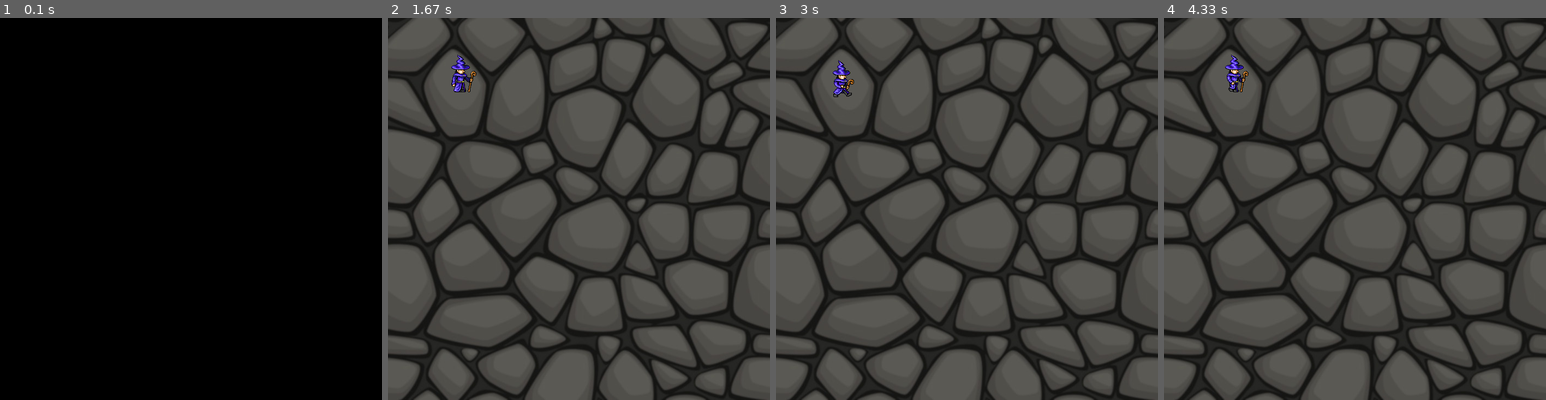
Above: before the commit, frames 1-4 (left to right).
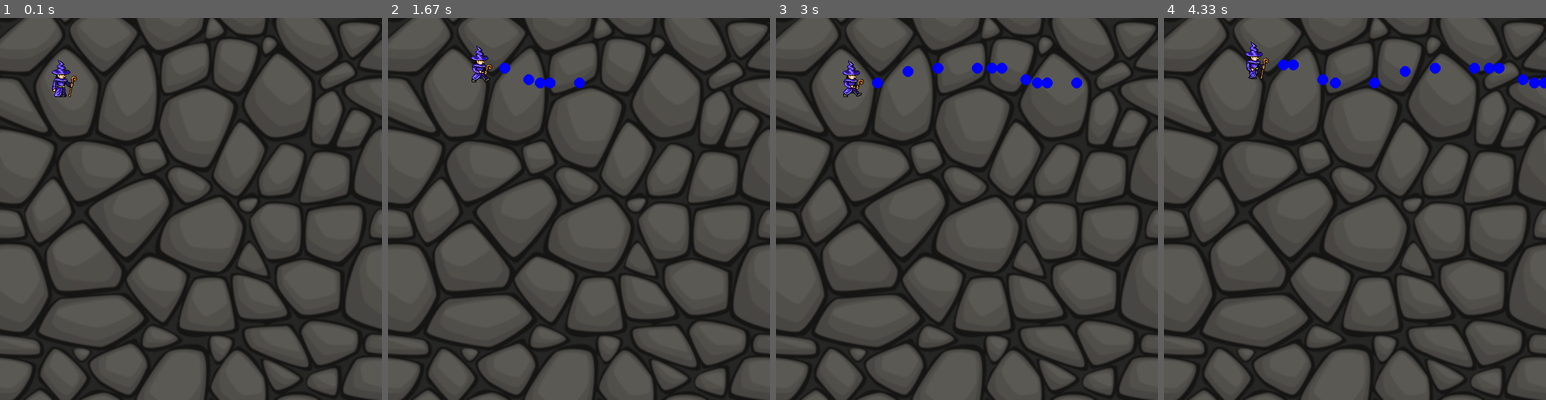
Above: after the commit, the same moments.

Repository: MartsinovichDanya/PyGameProject
Game: pygame game, started from test_level.py
The game is run twice, just before and just after one commit, with the same random seed, the same clock (stepped at 60 frames per second) and the same inputs.
Inputs:
- Up to frame 1 (0.1 s): no input
- Up to frame 2 (1.67 s): tap Space at 0.33, 0.73, 1.03, 1.23, 1.57 s; hold Right 0.67-1.13 s; hold Up 1.17-1.47 s; hold Right from 1.5 s (still down)
- Up to frame 3 (3 s): tap Space at 1.87, 2.07, 2.37, 2.63, 2.97 s; release Right at 1.97 s; hold Left 2-2.53 s; hold Down 2.57-2.87 s; hold Left from 2.9 s (still down)
- Up to frame 4 (4.33 s): tap Space at 3.27, 3.4, 3.8, 4.1 s; release Left at 3.3 s; hold Up 3.33-3.7 s; hold Right from 3.73 s (still down)

The runs differ from the first frame. In frame 1, 88% of the frame differs, in the area x 0-100%, y 0-100%; in frame 2, 0.9%; in frame 3, 1.1%; in frame 4, 1.4%.

Commit message:
FIRE commit

Diff:
--- /dev/null
+++ b/ManaBall.py
@@ -0,0 +1,17 @@
+import pygame
+
+
+class ManaBall(pygame.sprite.Sprite):
+    def __init__(self, group1, group2, x, y):
+        super().__init__(group1)
+        self.add(group2)
+        self.radius = 10
+        self.image = pygame.Surface((2 * self.radius, 2 * self.radius), pygame.SRCALPHA, 32)
+        pygame.draw.circle(self.image, pygame.Color("blue"), (self.radius, self.radius), self.radius)
+        self.rect = pygame.Rect(x, y, 2 * self.radius, 2 * self.radius)
+        self.vx = 5
+        self.vy = 0
+        self.k = False
+
+    def update(self):
+        self.rect = self.rect.move(self.vx, self.vy)
--- a/Player.py
+++ b/Player.py
@@ -1,9 +1,12 @@
 import pygame
+from Load import load_image
+from ManaBall import ManaBall
 
 
 class Player(pygame.sprite.Sprite):
     def __init__(self, sheet1, sheet2, stand, fire, columns, rows, x, y, group):
         super().__init__(group)
+        self.group = group
         self.standimg = stand
         self.fireimg = fire
         self.all_frames = []
@@ -15,7 +18,7 @@
         self.cur_back_frame = 0
         self.image = self.standimg
         self.rect = self.rect.move(x, y)
-        self.manaball = None
+        self.manaballs = pygame.sprite.Group()
 
     def cut_sheet(self, sheet, columns, rows):
         self.rect = pygame.Rect(0, 0, sheet.get_width() // columns,
@@ -33,8 +36,3 @@
         else:
             self.cur_back_frame = (self.cur_back_frame + 1) % len(self.back_frames)
             self.image = self.back_frames[self.cur_back_frame]
-
-    def fire(self):
-        self.image = self.fireimg
-        # some logic
-        self.image = self.standimg
--- a/test_level.py
+++ b/test_level.py
@@ -2,6 +2,7 @@
 from Background import Background
 from Load import load_image
 from Player import Player
+from ManaBall import ManaBall
 
 pygame.init()
 
@@ -18,10 +19,15 @@
 running = True
 clock = pygame.time.Clock()
 while running:
-    clock.tick(10)
+    tick = clock.tick(30)
     for event in pygame.event.get():
         if event.type == pygame.QUIT:
             running = False
+        if event.type == pygame.KEYDOWN:
+            if event.key == pygame.K_SPACE:
+                wizard.image = wizard.fireimg
+                ManaBall(all_sprites, wizard.manaballs,
+                         wizard.rect.right, wizard.rect.center[1])
     keys = pygame.key.get_pressed()
     if keys[pygame.K_RIGHT]:
         wizard.rect.x += 3
@@ -35,9 +41,8 @@
     if keys[pygame.K_DOWN]:
         wizard.rect.y += 3
         wizard.update(1)
-    if keys[pygame.K_SPACE]:
-        wizard.fire()
     screen.blit(bg.image, bg.rect)
     all_sprites.draw(screen)
+    wizard.manaballs.update()
     pygame.display.flip()
 pygame.quit()
